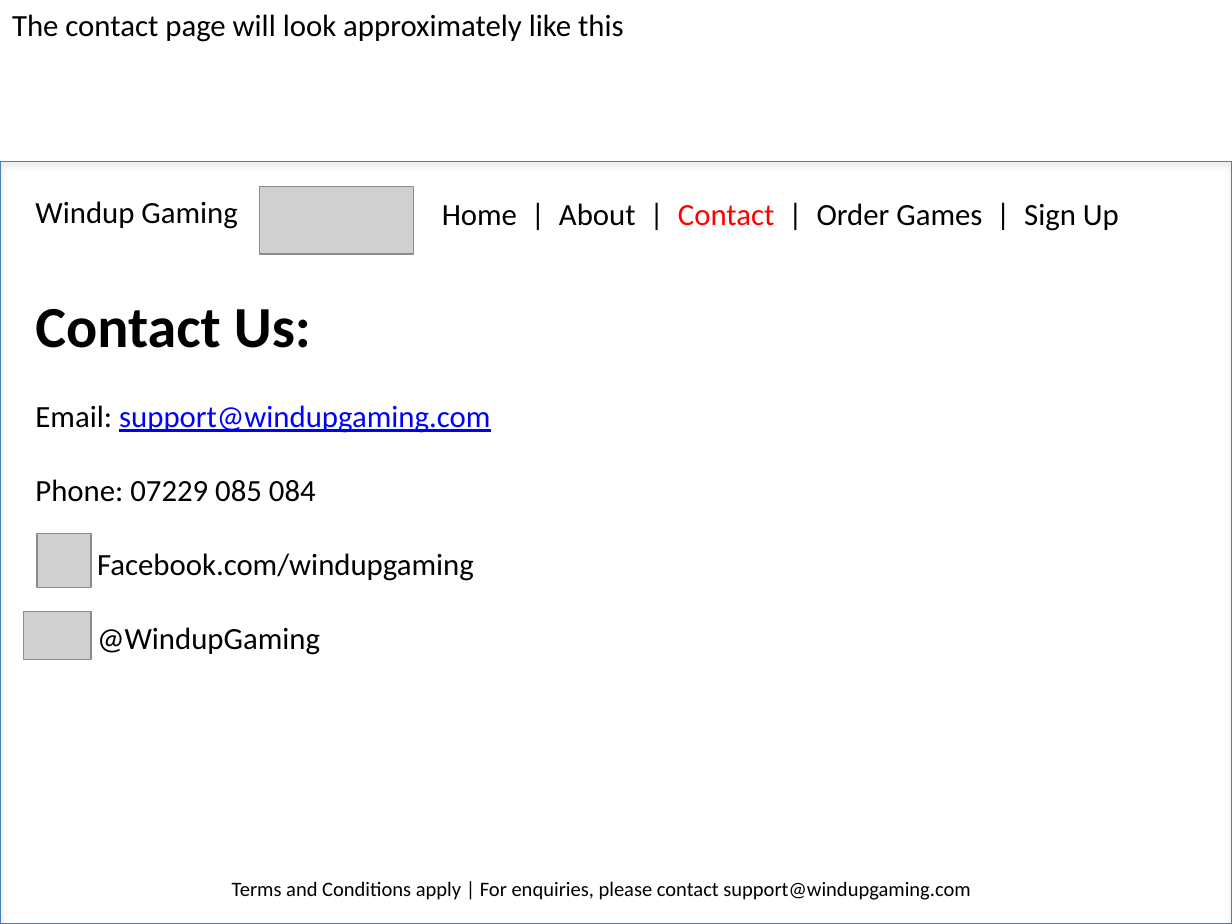
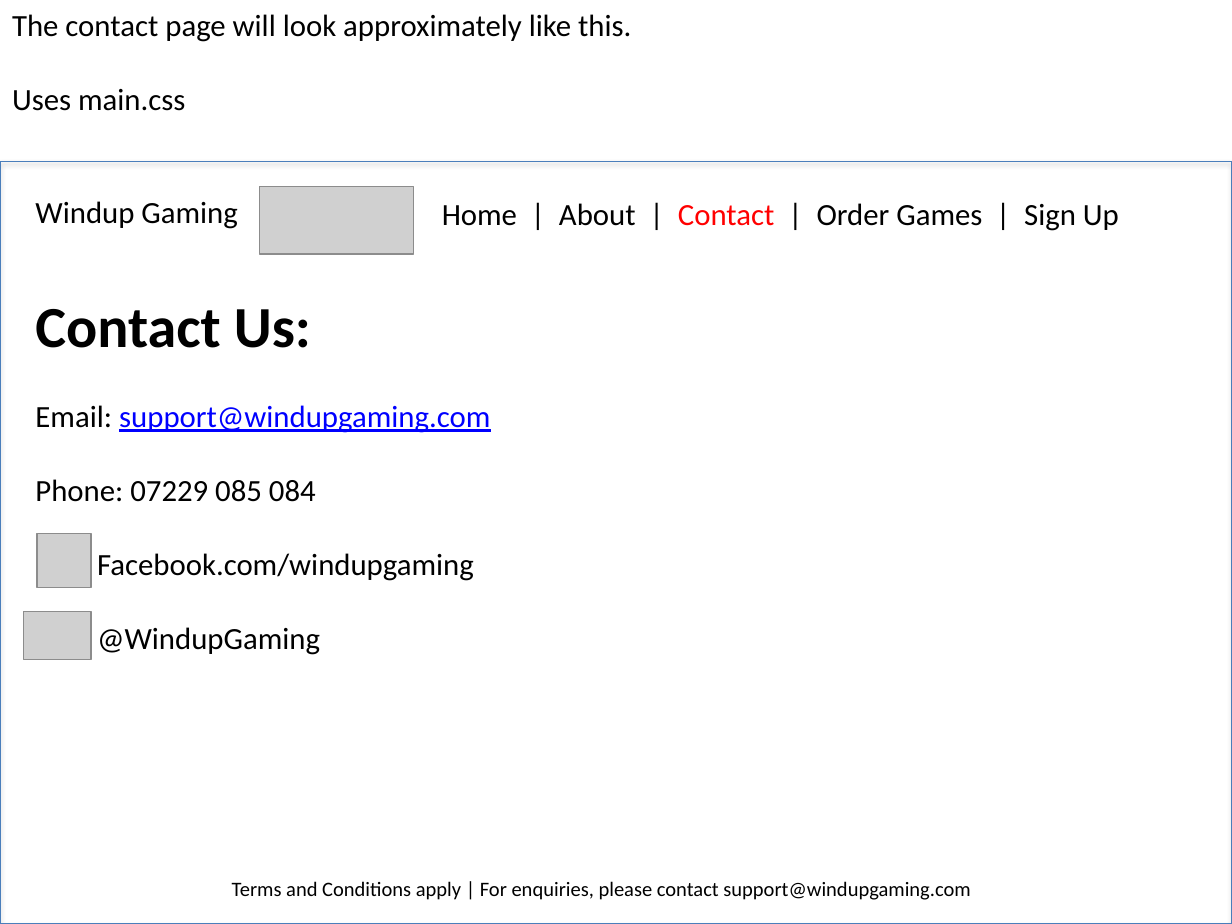
Before and after one commit to Alex139602/html_assessment, a slide deck: slide 5 of assessment_presentation.pptx. Drawn at 1232x924 pixels with LibreOffice and Linux fonts; fonts in the diff are those of the drawing; grey boxes stand for pictures. Boxes give left, top, right and bottom in pixels: in the first picture for what was removed or moved away, otherwise in the second. Text is boxed around its words. In the diff, an @@ line names an element or a change of style, - is before the commit and + after.

```diff
--- a/assessment_presentation.pptx
+++ b/assessment_presentation.pptx
@@ text at (12, 14, 631, 111): text changed @@
-The contact page will look approximately like this
+The contact page will look approximately like this.
+Uses main.css
```
Also in this commit, not shown: 8 other slides changed, 6 slides added, 4 other files.
